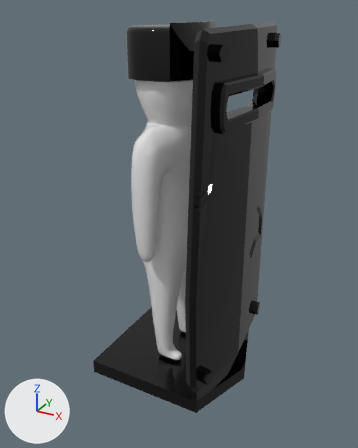
The FBX model Assets/Resources/Meshes/Character_Meshes/NK_Soldier_ShieldCarrier.fbx: old version first, new version second.
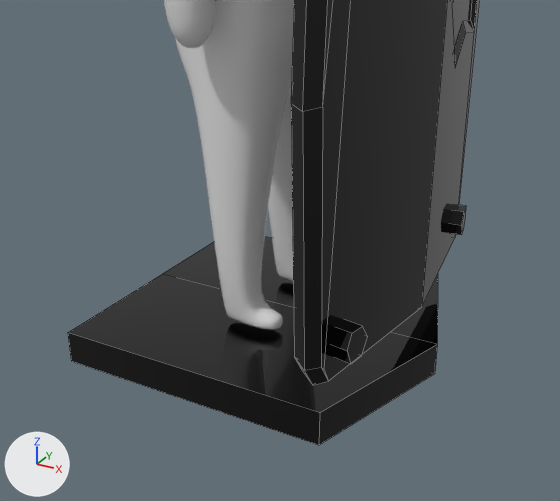
There are two pictures of each version: one whole from a camera (50 mm lens) standing at (1.98, -3.49, 3.16) and looking at (0.09, -0.06, 1.44), one close up from a camera (50 mm lens) standing at (1.45, -2.49, 1.62) and looking at (0.29, -0.38, 0.56). Arrows for +X, +Y and +Z are at lower left; the lights stay in place. The close-ups show mesh edges as thin lines. Where no turn or scale is listed for an object, it has been applied to the vertices. Vertices at the same position are counted once.
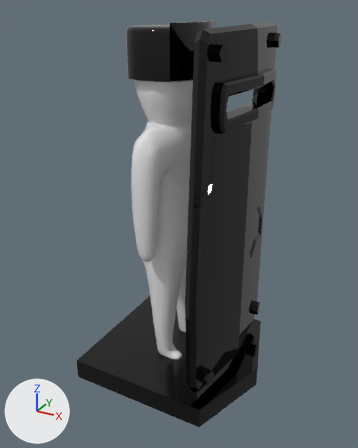
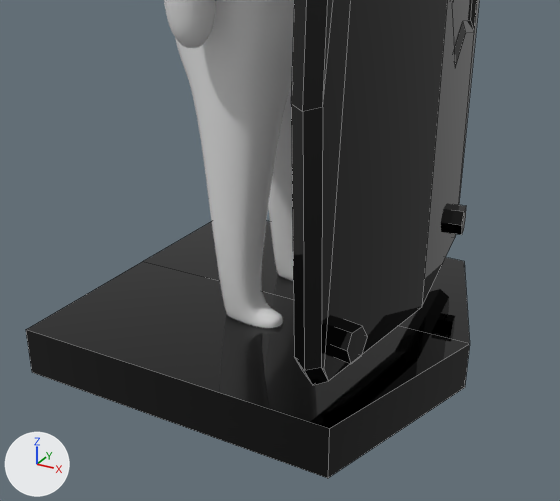
Where the newer file only moved an object's origin or applied its transform, the numbers keep the older frame.

Where the change shows, as pixel boxes [x1, y1, x2, y2] in the close-ups (560 x 501 px):
'Cube.038', reshaped (20% wider, 23% taller)
    before: [68, 237, 438, 445]
    after: [26, 221, 470, 478]

Diff of the bpy script that builds the scene:
```diff
--- a/Assets/Resources/Meshes/Character_Meshes/NK_Soldier_ShieldCarrier.fbx.py
+++ b/Assets/Resources/Meshes/Character_Meshes/NK_Soldier_ShieldCarrier.fbx.py
@@ me_cube_054 @@
 me_cube_054.from_pydata(...)  # 12 vertices, 10 faces; spans x -0.6..0.673, y -0.6..0.6, z -0.05..0.079
 # used by ob_cube_038; location = (0.078, 0.0, 0.05)
-me_cube_054.vertices[0].co = (0.477, 0.6, 0.079)  # pixel (437, 273)
-me_cube_054.vertices[1].co = (0.477, 0.6, -0.05)
-me_cube_054.vertices[2].co = (0.477, -0.6, 0.079)  # pixel (319, 412)
-me_cube_054.vertices[3].co = (0.477, -0.6, -0.05)  # pixel (318, 445)
-me_cube_054.vertices[4].co = (-0.6, 0.6, 0.079)
-me_cube_054.vertices[5].co = (-0.6, 0.6, -0.05)
-me_cube_054.vertices[6].co = (-0.6, -0.6, 0.079)  # pixel (67, 332)
-me_cube_054.vertices[7].co = (-0.6, -0.6, -0.05)  # pixel (71, 361)
-me_cube_054.vertices[8].co = (-0.6, 0.0, -0.05)
-me_cube_054.vertices[9].co = (0.673, 0.0, 0.079)  # pixel (437, 344)
-me_cube_054.vertices[10].co = (-0.6, 0.0, 0.079)  # pixel (162, 274)
-me_cube_054.vertices[11].co = (0.673, 0.0, -0.05)  # pixel (434, 373)
+# me_cube_054 part 1
+me_cube_054.vertices[0].co = (0.561, 0.707, 0.115)  # pixel (464, 261)
+me_cube_054.vertices[1].co = (0.561, 0.707, -0.074)
+me_cube_054.vertices[2].co = (0.561, -0.707, 0.115)  # pixel (329, 428)
+me_cube_054.vertices[3].co = (0.561, -0.707, -0.074)  # pixel (327, 478)
+me_cube_054.vertices[4].co = (-0.707, 0.707, 0.115)
+me_cube_054.vertices[5].co = (-0.707, 0.707, -0.074)
+me_cube_054.vertices[6].co = (-0.707, -0.707, 0.115)  # pixel (25, 329)
+me_cube_054.vertices[7].co = (-0.707, -0.707, -0.074)  # pixel (31, 372)
+me_cube_054.vertices[8].co = (-0.707, 0.0, -0.074)
+me_cube_054.vertices[9].co = (0.792, 0.0, 0.115)  # pixel (469, 343)
+me_cube_054.vertices[10].co = (-0.707, 0.0, 0.115)  # pixel (142, 261)
+me_cube_054.vertices[11].co = (0.792, 0.0, -0.074)  # pixel (464, 387)
 me_cube_054.materials.append(mat_material_025)
```
